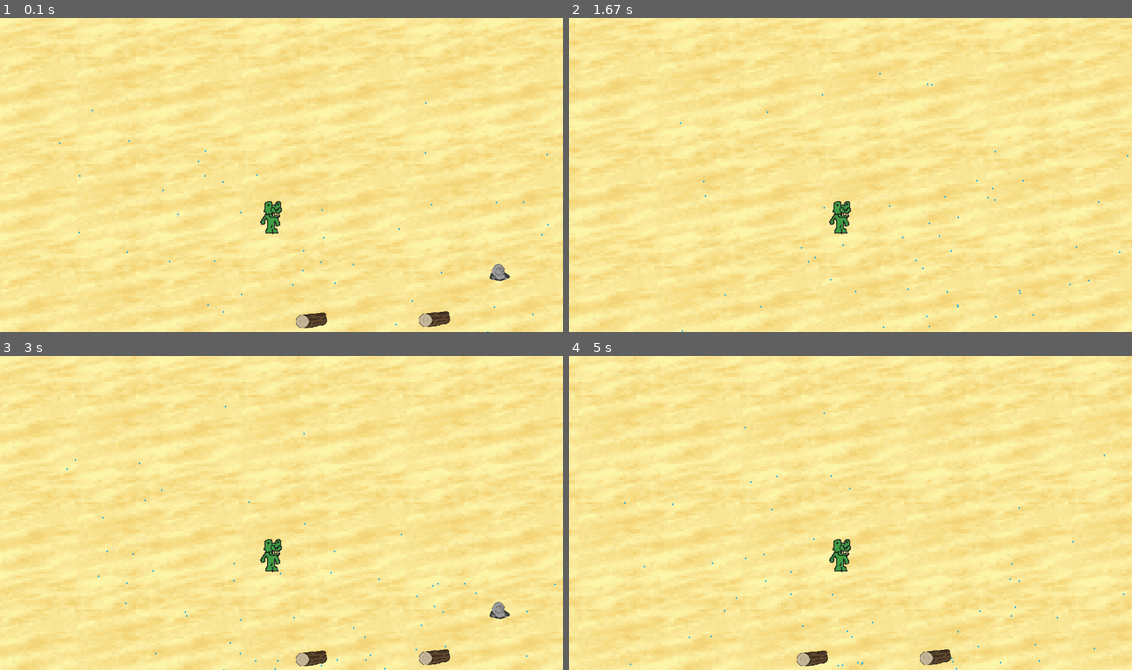
Above: before the commit, frames 1-4 (two rows, left to right).
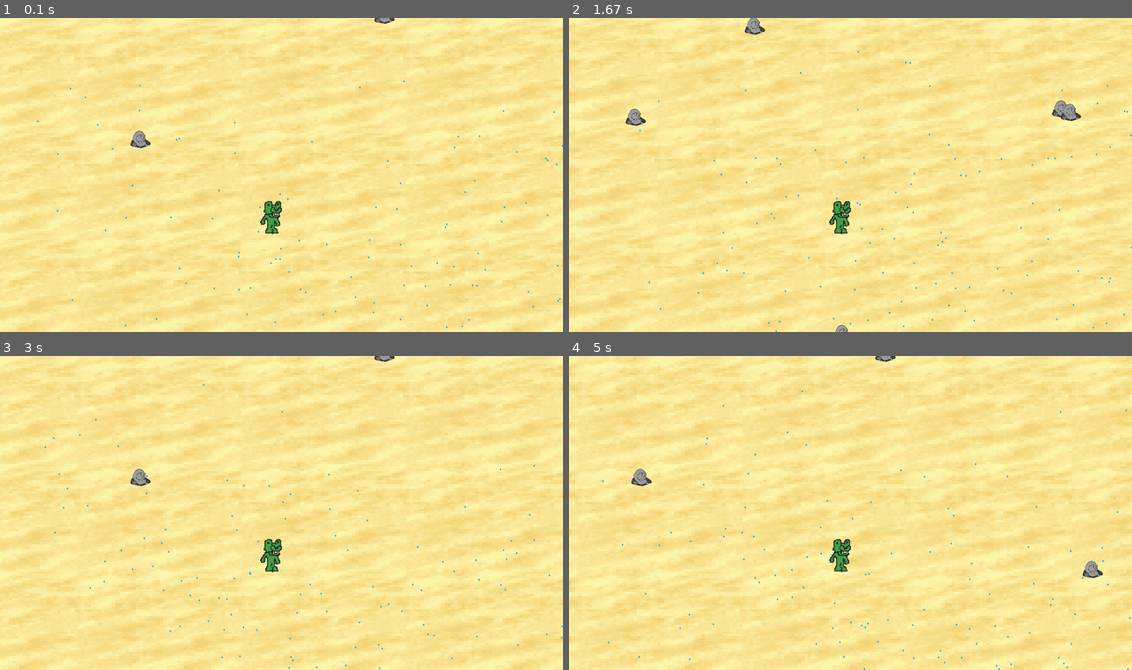
Above: after the commit, the same moments.

Repository: pcliquet/Desoft_Pygame_Raining_day
Game: pygame game, started from index.py
Two runs of this game, one before a commit and one after it. Both use one fixed random seed, a clock stepped at 60 frames per second and the inputs below.
Inputs:
- Up to frame 1 (0.1 s): no input
- Up to frame 2 (1.67 s): hold Right 0.33-0.8 s; hold Up 0.83-1.13 s; hold Right 1.17-1.63 s
- Up to frame 3 (3 s): hold Left 1.67-2.2 s; hold Down 2.23-2.53 s; hold Left 2.57-2.97 s
- Up to frame 4 (5 s): hold Up 3-3.37 s; hold Right 3.4-4.03 s; hold Down 4.07-4.43 s; hold Left 4.47-4.93 s; hold Right from 4.97 s (still down)

The runs differ from the first frame. In frame 1, 1.1% of the frame differs, in the area x 6-100%, y 0-100%; in frame 2, 0.9%; in frame 3, 1.1%, in the area x 7-100%, y 0-100%; in frame 4, 1.1%.

Commit message:
commit das classes

Diff:
--- a/classes.py
+++ b/classes.py
@@ -15,6 +15,8 @@
         self.rect.y = -720
         self.speedx = 0
         self.speedy = 0
+        self.y_i = -720
+        self.x_i = -200
 
     def update (self):
         self.rect.x += self.speedx
@@ -33,6 +35,7 @@
             self.rect.top = -2696
 
 
+
 class Player(pygame.sprite.Sprite):
     def __init__(self,img):
         pygame.sprite.Sprite.__init__(self)
@@ -48,14 +51,51 @@
     def pick_up (self):
         pass
 
-class Raio(pygame.sprite.Sprite):
+class Poça(pygame.sprite.Sprite):
     def __init__(self, img):
         pygame.sprite.Sprite.__init__(self)
         self.image = img
         self.mask = img
         self.rect = self.image.get_rect()
         self.rect.x = random.randint(0, 4000)
-        self.rect.y = random.randint(0, 2000)
+        self.rect.y = random.randint(504, 1220)
+        self.speedx = 0
+        self.speedy = 0
+        self.x_i = self.rect.x
+        self.y_i = self.rect.y
+        self.delta_x = self.rect.x - self.x_i
+        self.delta_y = self.rect.y - self.y_i
+        self.max_y = self.rect.y
+        self.max_x = self.rect.x
+
+
+
+    def update (self):
+        self.rect.x += self.speedx
+        self.rect.y += self.speedy
+        self.delta_y = self.rect.y - self.y_i
+        self.delta_x = self.rect.x - self.x_i
+
+
+        if self.delta_y >= 1180:
+            self.delta_y = 1180
+            self.max_y =  self.delta_y + self.y_i
+            self.rect.y = self.max_y
+
+        if self.delta_y <= -1976:
+            self.delta_y = -1976
+            self.max_y =  self.delta_y + self.y_i
+            self.rect.y = self.max_y
+
+        if self.delta_x >= 800:
+            self.delta_x = 800
+            self.max_x = self.delta_x + self.x_i
+            self.rect.x = self.max_x
+
+        if self.delta_x <= -5538:
+            self.delta_x = -5538
+            self.max_x = self.delta_x + self.x_i
+            self.rect.x = self.max_x
 
 class Madeira(pygame.sprite.Sprite):
     def __init__(self, img):
@@ -63,16 +103,46 @@
         self.image = img
         self.mask = img
         self.rect = self.image.get_rect()
-        self.rect.x = random.randint(0, 4000)
-        self.rect.y = random.randint(504, 3598)
+        self.rect.x = random.randint(-200, 6200)
+        self.rect.y = random.randint(-720, 2480)
         self.speedx = 0
         self.speedy = 0
         self.movimento_y = True
-
-    def update (self):
-        self.rect.x += self.speedx
-        if self.rect.y < 3598 or self.rect.y > 504:
-            self.rect.y += self.speedy
+        self.x_i = self.rect.x
+        self.y_i = self.rect.y
+        self.delta_x = self.rect.x - self.x_i
+        self.delta_y = self.rect.y - self.y_i
+        self.max_y = self.rect.y
+        self.max_x = self.rect.x
+
+
+    def update (self):
+        self.rect.x += self.speedx
+        self.rect.y += self.speedy
+        self.delta_y = self.rect.y - self.y_i
+        self.delta_x = self.rect.x - self.x_i
+
+
+        if self.delta_y >= 1180:
+            self.delta_y = 1180
+            self.max_y =  self.delta_y + self.y_i
+            self.rect.y = self.max_y
+
+        if self.delta_y <= -1976:
+            self.delta_y = -1976
+            self.max_y =  self.delta_y + self.y_i
+            self.rect.y = self.max_y
+
+        if self.delta_x >= 800:
+            self.delta_x = 800
+            self.max_x = self.delta_x + self.x_i
+            self.rect.x = self.max_x
+
+        if self.delta_x <= -5538:
+            self.delta_x = -5538
+            self.max_x = self.delta_x + self.x_i
+            self.rect.x = self.max_x
+
 
 
 class Pedra(pygame.sprite.Sprite):
@@ -81,14 +151,48 @@
         self.image = img
         self.mask = img
         self.rect = self.image.get_rect()
-        self.rect.x = random.randint(0, 4000)
-        self.rect.y = random.randint(504, 3598)
-        self.speedx = 0
-        self.speedy = 0
-
-    def update (self):
-        self.rect.x += self.speedx
-        self.rect.y += self.speedy
+        self.rect.x = random.randint(-200, 6200)
+        self.rect.y = random.randint(-720, 2480)
+        self.speedx = 0
+        self.speedy = 0
+        self.x_i = self.rect.x
+        self.y_i = self.rect.y
+        self.delta_x = self.rect.x - self.x_i
+        self.delta_y = self.rect.y - self.y_i
+        self.max_y = self.rect.y
+        self.max_x = self.rect.x
+
+
+    def update (self):
+        self.rect.x += self.speedx
+        self.rect.y += self.speedy
+        self.delta_y = self.rect.y - self.y_i
+        self.delta_x = self.rect.x - self.x_i
+
+
+        if self.delta_y >= 1180:
+            self.delta_y = 1180
+            self.max_y =  self.delta_y + self.y_i
+            self.rect.y = self.max_y
+
+        if self.delta_y <= -1976:
+            self.delta_y = -1976
+            self.max_y =  self.delta_y + self.y_i
+            self.rect.y = self.max_y
+
+        if self.delta_x >= 800:
+            self.delta_x = 800
+            self.max_x = self.delta_x + self.x_i
+            self.rect.x = self.max_x
+
+        if self.delta_x <= -5538:
+            self.delta_x = -5538
+            self.max_x = self.delta_x + self.x_i
+            self.rect.x = self.max_x
+
+
+
+
 
 
 class Gota(pygame.sprite.Sprite):
@@ -103,10 +207,10 @@
         self.speedy = random.randint(-1, 2)
 
     def update(self):
-        self.rect.x += 100
-        self.rect.y += 100
-        # if self.rect.top > 720:
-        #     kill()
+        self.rect.x += 50
+        self.rect.y += 50
+        if self.rect.top == 720:
+            self.kill()
 
 #posição vai aparecer só quando o personagem terminar de pegar todos os objetos no mapa (implementar posição ainda)
 class casa(pygame.sprite.Sprite):
